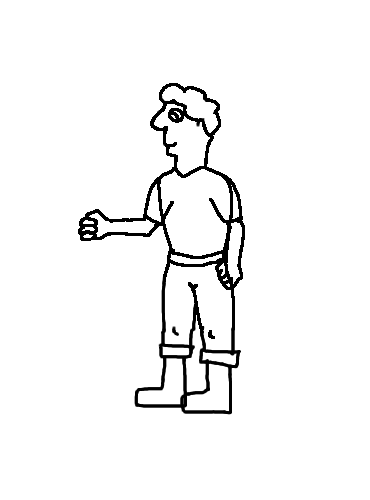
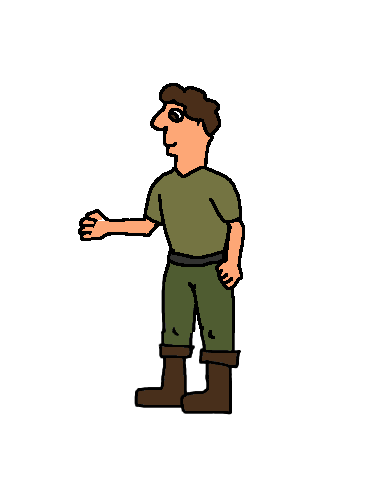
Two versions of the same layered image (370 x 500). Layer-by-layer changes:
painted on "left arm" over left=209, top=177, right=243, bottom=220
painted on "left hand" over left=219, top=222, right=242, bottom=287
painted on "left tigh" over left=195, top=281, right=235, bottom=339
painted on "left leg" over left=183, top=326, right=237, bottom=411
painted on "Body" over left=157, top=169, right=235, bottom=291
painted on "Head" over left=154, top=86, right=218, bottom=175
painted on "right tigh" over left=165, top=277, right=202, bottom=336
moved "right leg" above "right arm", painted on it over left=138, top=328, right=195, bottom=408
painted on "right arm" over left=147, top=180, right=173, bottom=222
painted on "right hand" over left=91, top=219, right=156, bottom=237
painted on "right palm" over left=82, top=213, right=102, bottom=238
